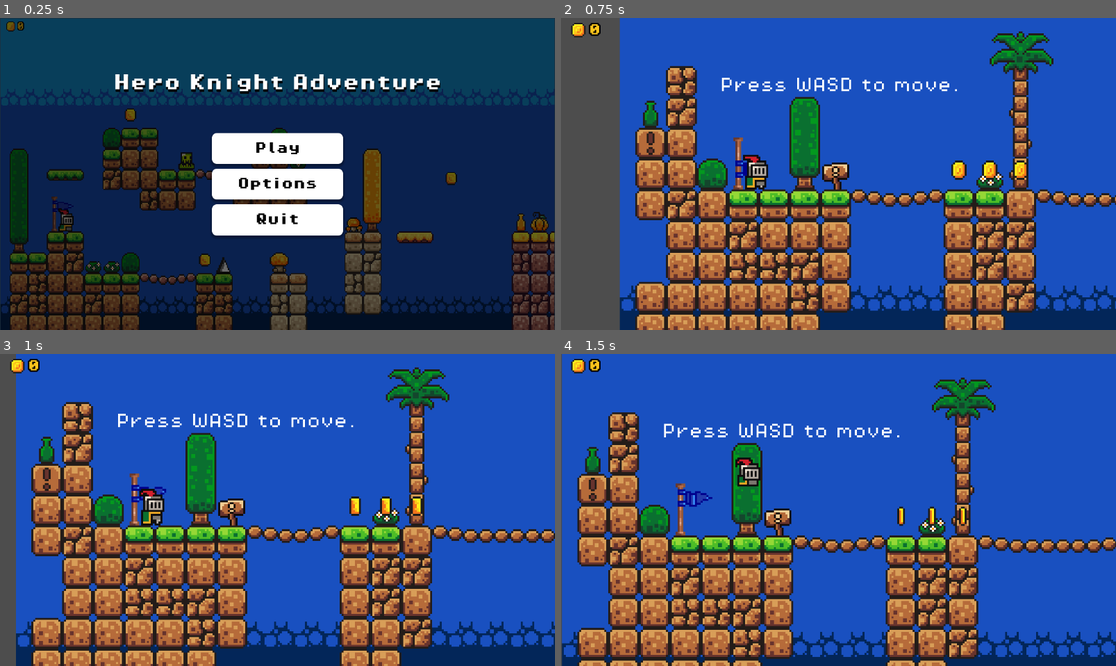
Above: before the commit, frames 1-4 (two rows, left to right).
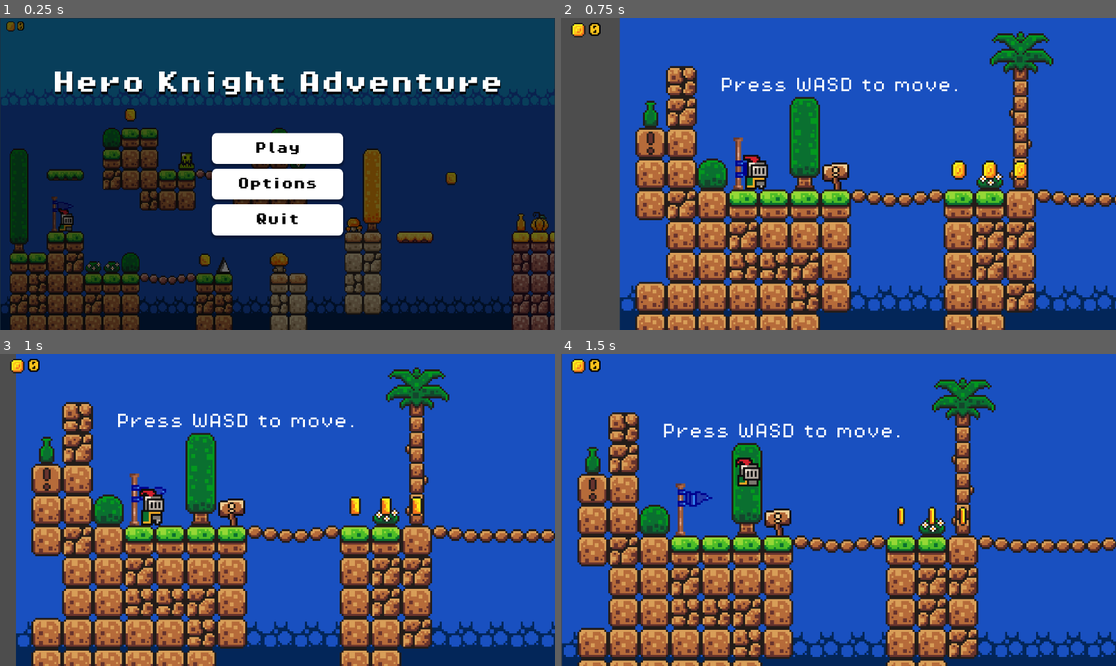
Above: after the commit, the same moments.

Repository: Dary30/hero-knight-adventure
Game: Godot game, scene res://src/ui/main_menu.tscn
Same seed, same stepped clock (60 frames per second), same inputs: the game is played once before the commit and once after it.
Inputs:
- Up to frame 1 (0.25 s): no input
- Up to frame 2 (0.75 s): click "Play" at 0.5 s
- Up to frame 3 (1 s): no input
- Up to frame 4 (1.5 s): tap Space (jump) at 1.25 s; hold D (move_right) from 1.28 s (still down)

The runs differ from the first frame. In frame 1, 3.2% of the frame differs, in the area x 9-91%, y 17-26%; in frame 2, nothing differs; in frame 3, nothing differs; in frame 4, nothing differs.

Commit message:
Increase title font size
Increased the title font size in the Main Menu from 35 to 48.

Diff:
--- a/src/ui/main_menu.tscn
+++ b/src/ui/main_menu.tscn
@@ -62,7 +62,7 @@
 theme_override_colors/font_shadow_color = Color(0, 0, 0, 1)
 theme_override_constants/shadow_offset_y = 5
 theme_override_fonts/font = ExtResource("2_f0s2b")
-theme_override_font_sizes/font_size = 35
+theme_override_font_sizes/font_size = 48
 text = "Hero Knight Adventure"
 horizontal_alignment = 1
 vertical_alignment = 1
